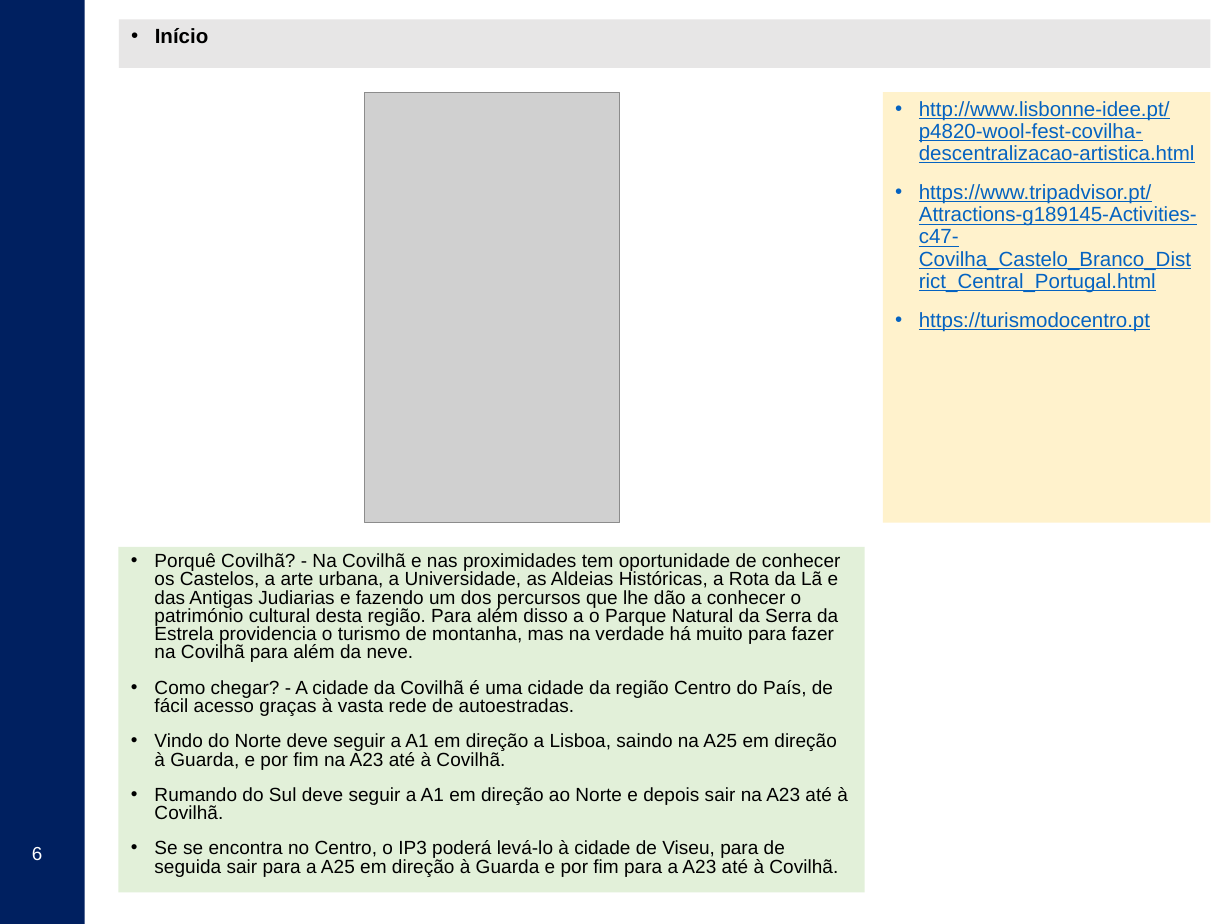
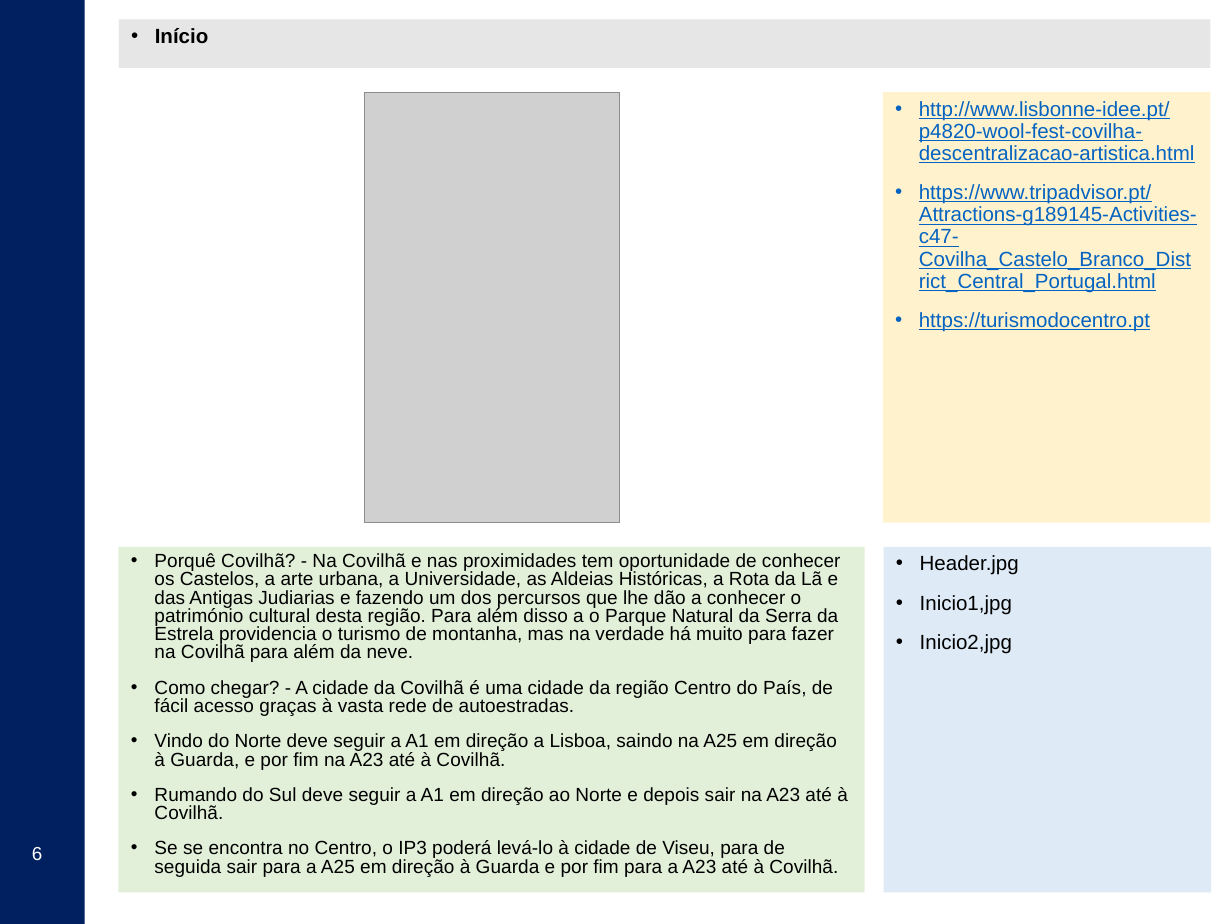
Before and after one commit to Gabulhas/CompWeb, a slide deck: slide 6 of UBI_CompWeb_2018_templates.pptx. Drawn at 1232x924 pixels with LibreOffice and Linux fonts; fonts in the diff are those of the drawing; grey boxes stand for pictures; background and template pictures are left out. Boxes give left, top, right and bottom in pixels: in the first picture for what was removed or moved away, otherwise in the second. Text is boxed around its words. In the diff, an @@ line names an element or a change of style, - is before the commit and + after.

```diff
--- a/UBI_CompWeb_2018_templates.pptx
+++ b/UBI_CompWeb_2018_templates.pptx
@@ text added at (x1=883, y1=547, x2=1211, y2=893), fill #DEEBF7, 12 pt, text #000000 @@
+• Header.jpg
+• Inicio1,jpg
+• Inicio2,jpg
```
Also in this commit, not shown: 1 other slide changed, 4 slides added, 10 slides removed, 5 other files.
